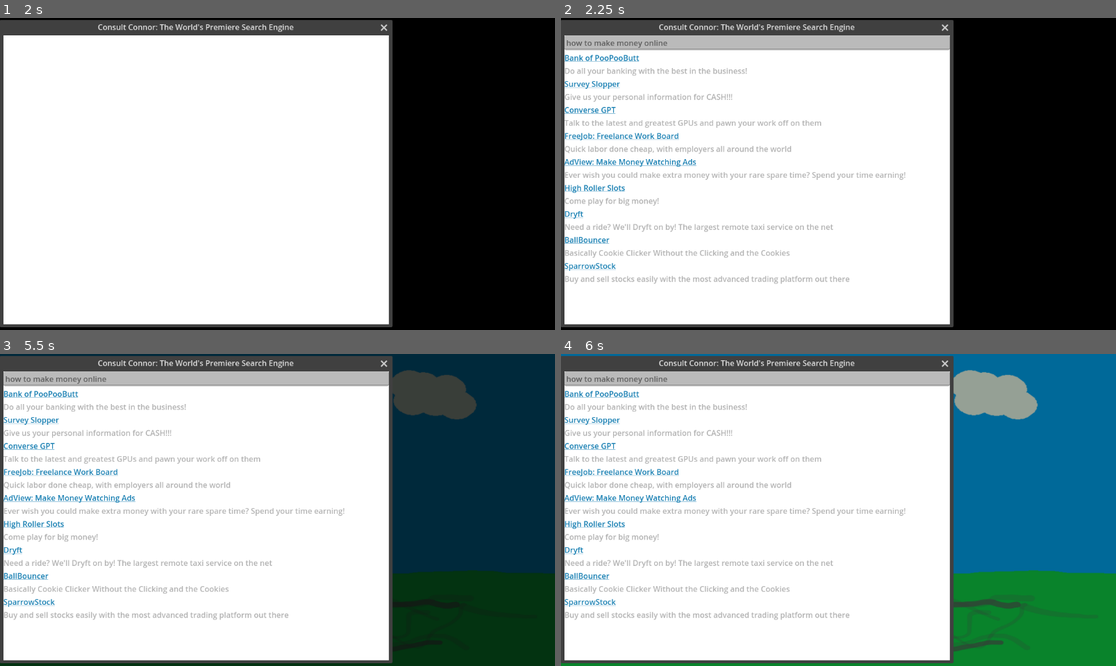
Above: before the commit, frames 1-4 (two rows, left to right).
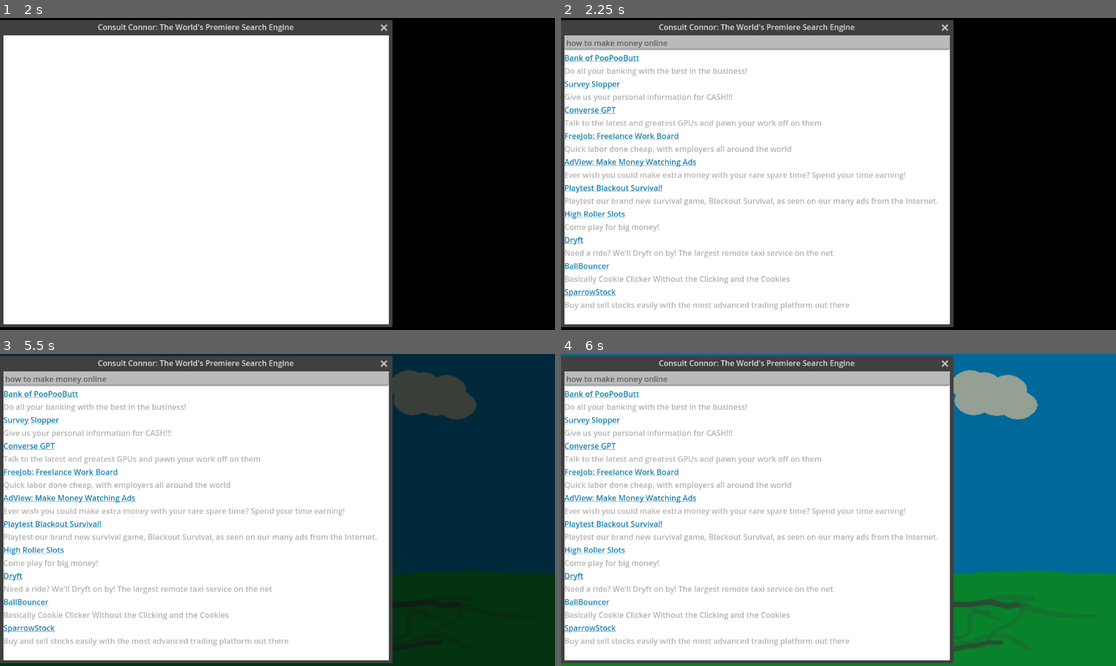
Above: after the commit, the same moments.

Repository: zsmitty2020/SSUFamJam25
Game: Godot game, scene res://Desktop/desktop.tscn
Two runs of this game, one before a commit and one after it. Both use one fixed random seed, a clock stepped at 60 frames per second and the inputs below. The engine's default icon, where the game draws it, is replaced by a stand-in: a white triangle on a blue panel in a dark square.
Inputs:
- Up to frame 1 (2 s): click "Consult Connor" at 0.5 s; click "Search" at 1.25 s
- Up to frame 2 (2.25 s): tap Enter at 2 s; hold D (blackoutRight) from 2.03 s (still down)
- Up to frame 3 (5.5 s): tap Space (flappy_fly_jump) at 2.27, 2.57, 2.75, 3.02, 3.32, 4.25, 4.52, 4.82, 5.27 s; release D (blackoutRight) at 2.78 s; hold S (blackoutDown) 2.78-3.53 s; tap Enter at 3.5, 5 s; hold D (blackoutRight) 3.53-4.28 s; hold W (blackoutUp) 4.28-5.03 s; hold A (blackoutLeft) from 5.03 s (still down)
- Up to frame 4 (6 s): keep holding A (blackoutLeft); tap Space (flappy_fly_jump) at 5.57 s

Frame 1 is identical in both runs. In frame 2, 2.9% of the frame differs, in the area x 0-68%, y 53-94%; in frame 3, 2.9%; in frame 4, 2.9%.

Commit message:
Added blackout to search window and added ice particles

Diff:
--- /dev/null
+++ b/ssu-fam-jam-game-godot-project/Windows/GameTester/GameAssets/ice_emitter.tscn
@@ -0,0 +1,24 @@
+[gd_scene load_steps=5 format=3 uid="uid://c4febboc3t6dk"]
+
+[ext_resource type="Texture2D" uid="uid://djlt73feq04gp" path="res://Windows/GameTester/GameAssets/snowflake.png" id="1_7bh3j"]
+
+[sub_resource type="ParticleProcessMaterial" id="ParticleProcessMaterial_7bh3j"]
+emission_shape = 3
+emission_box_extents = Vector3(2.5, 2.5, 2.5)
+turbulence_enabled = true
+
+[sub_resource type="StandardMaterial3D" id="StandardMaterial3D_kr52a"]
+transparency = 1
+albedo_texture = ExtResource("1_7bh3j")
+billboard_mode = 1
+
+[sub_resource type="QuadMesh" id="QuadMesh_tegwa"]
+material = SubResource("StandardMaterial3D_kr52a")
+size = Vector2(0.25, 0.25)
+
+[node name="IceEmitter" type="GPUParticles3D"]
+amount = 12
+speed_scale = 0.55
+randomness = 0.5
+process_material = SubResource("ParticleProcessMaterial_7bh3j")
+draw_pass_1 = SubResource("QuadMesh_tegwa")
--- a/ssu-fam-jam-game-godot-project/Windows/GameTester/GameObjects/IcePile.tscn
+++ b/ssu-fam-jam-game-godot-project/Windows/GameTester/GameObjects/IcePile.tscn
@@ -1,6 +1,7 @@
-[gd_scene load_steps=7 format=3 uid="uid://h47lil7880aw"]
+[gd_scene load_steps=8 format=3 uid="uid://h47lil7880aw"]
 
 [ext_resource type="Script" uid="uid://dadx1dph5bro5" path="res://Windows/GameTester/GameScripts/ice_pile.gd" id="1_e0fc7"]
+[ext_resource type="PackedScene" uid="uid://c4febboc3t6dk" path="res://Windows/GameTester/GameAssets/ice_emitter.tscn" id="2_x03jo"]
 
 [sub_resource type="BoxShape3D" id="BoxShape3D_x03jo"]
 size = Vector3(5, 5, 5)
@@ -76,5 +77,7 @@
 mesh = SubResource("BoxMesh_3sdwb")
 skeleton = NodePath("../../..")
 
+[node name="IceEmitter" parent="." instance=ExtResource("2_x03jo")]
+
 [connection signal="body_entered" from="Area3D" to="." method="_on_area_3d_body_entered"]
 [connection signal="body_exited" from="Area3D" to="." method="_on_area_3d_body_exited"]
--- a/ssu-fam-jam-game-godot-project/Windows/GameTester/blackout_survival.gd
+++ b/ssu-fam-jam-game-godot-project/Windows/GameTester/blackout_survival.gd
@@ -63,3 +63,8 @@
 func _on_button_pressed():
 	#for testing
 	GlobalData.inventory.get_or_add("Controller", 1)
+
+
+func _on_close_requested():
+	GlobalData.open_tabs.erase("blackoutsurvival")
+	self.queue_free()
--- a/ssu-fam-jam-game-godot-project/Windows/GameTester/blackout_survival.tscn
+++ b/ssu-fam-jam-game-godot-project/Windows/GameTester/blackout_survival.tscn
@@ -216,6 +216,7 @@
 
 [node name="MoneyTimer" type="Timer" parent="."]
 
+[connection signal="close_requested" from="." to="." method="_on_close_requested"]
 [connection signal="timeout" from="BlackoutSurvivalBaseNode/blackoutCharacter/Timer" to="BlackoutSurvivalBaseNode/blackoutCharacter" method="_on_timer_timeout"]
 [connection signal="timeout" from="IceSpawner" to="." method="_on_ice_spawner_timeout"]
 [connection signal="timeout" from="MoneyTimer" to="." method="_on_money_timer_timeout"]
--- a/ssu-fam-jam-game-godot-project/Windows/Search/search_window.gd
+++ b/ssu-fam-jam-game-godot-project/Windows/Search/search_window.gd
@@ -48,7 +48,7 @@
 		GlobalData.open_tabs.append("adview")
 
 
-func _on_slotsgambling_meta_clicked(_meta):
+func _on_slotsgambling_meta_clicked(_meta: Variant) -> void:
 	if GlobalData.open_tabs.find("slotsgambling")==-1:
 		var temp = preload("res://Windows/SlotsGambling/slotsgambling.tscn").instantiate()
 		get_tree().get_root().add_child(temp)
@@ -74,3 +74,10 @@
 		var temp = preload("res://Windows/Sparrow/sparrow_window.tscn").instantiate()
 		get_tree().get_root().add_child(temp)
 		GlobalData.open_tabs.append("sparrow")
+
+
+func _on_blackoutsurvival_meta_clicked(_meta: Variant) -> void:
+	if GlobalData.open_tabs.find("blackoutsurvival")==-1:
+		var temp = preload("res://Windows/GameTester/blackout_survival.tscn").instantiate()
+		get_tree().get_root().add_child(temp)
+		GlobalData.open_tabs.append("blackoutsurvival")
--- a/ssu-fam-jam-game-godot-project/Windows/Search/search_window.tscn
+++ b/ssu-fam-jam-game-godot-project/Windows/Search/search_window.tscn
@@ -165,6 +165,23 @@
 text = "Ever wish you could make extra money with your rare spare time? Spend your time earning!"
 fit_content = true
 
+[node name="BlackoutSurvival" type="VBoxContainer" parent="SearchWindow/SearchResults/VBoxContainer"]
+layout_mode = 2
+
+[node name="Url" type="RichTextLabel" parent="SearchWindow/SearchResults/VBoxContainer/BlackoutSurvival"]
+layout_mode = 2
+theme_override_colors/default_color = Color(0.08235294, 0.49411765, 0.69803923, 1)
+bbcode_enabled = true
+text = "[url]Playtest Blackout Survival![/url]"
+fit_content = true
+
+[node name="Description" type="RichTextLabel" parent="SearchWindow/SearchResults/VBoxContainer/BlackoutSurvival"]
+layout_mode = 2
+theme_override_colors/default_color = Color(0.69411767, 0.69411767, 0.69411767, 1)
+bbcode_enabled = true
+text = "Playtest our brand new survival game, Blackout Survival, as seen on our many ads from the Internet."
+fit_content = true
+
 [node name="SlotsGambling" type="VBoxContainer" parent="SearchWindow/SearchResults/VBoxContainer"]
 layout_mode = 2
 
@@ -240,6 +257,7 @@
 [connection signal="meta_clicked" from="SearchWindow/SearchResults/VBoxContainer/Converse/Url" to="SearchWindow" method="_on_converse_meta_clicked"]
 [connection signal="meta_clicked" from="SearchWindow/SearchResults/VBoxContainer/FreeJob/Url" to="SearchWindow" method="_on_freejob_meta_clicked"]
 [connection signal="meta_clicked" from="SearchWindow/SearchResults/VBoxContainer/AdView/Url" to="SearchWindow" method="_on_adview_meta_clicked"]
+[connection signal="meta_clicked" from="SearchWindow/SearchResults/VBoxContainer/BlackoutSurvival/Url" to="SearchWindow" method="_on_blackoutsurvival_meta_clicked"]
 [connection signal="meta_clicked" from="SearchWindow/SearchResults/VBoxContainer/SlotsGambling/Url" to="SearchWindow" method="_on_slotsgambling_meta_clicked"]
 [connection signal="meta_clicked" from="SearchWindow/SearchResults/VBoxContainer/Dryft/Url" to="SearchWindow" method="_on_dryft_meta_clicked"]
 [connection signal="meta_clicked" from="SearchWindow/SearchResults/VBoxContainer/BallBouncer/Url" to="SearchWindow" method="_on_ball_bouncer_meta_clicked"]
Binary file added: ssu-fam-jam-game-godot-project/Windows/GameTester/GameAssets/snowflake.png
Not shown, added: ssu-fam-jam-game-godot-project/Windows/GameTester/GameAssets/snowflake.png.import
